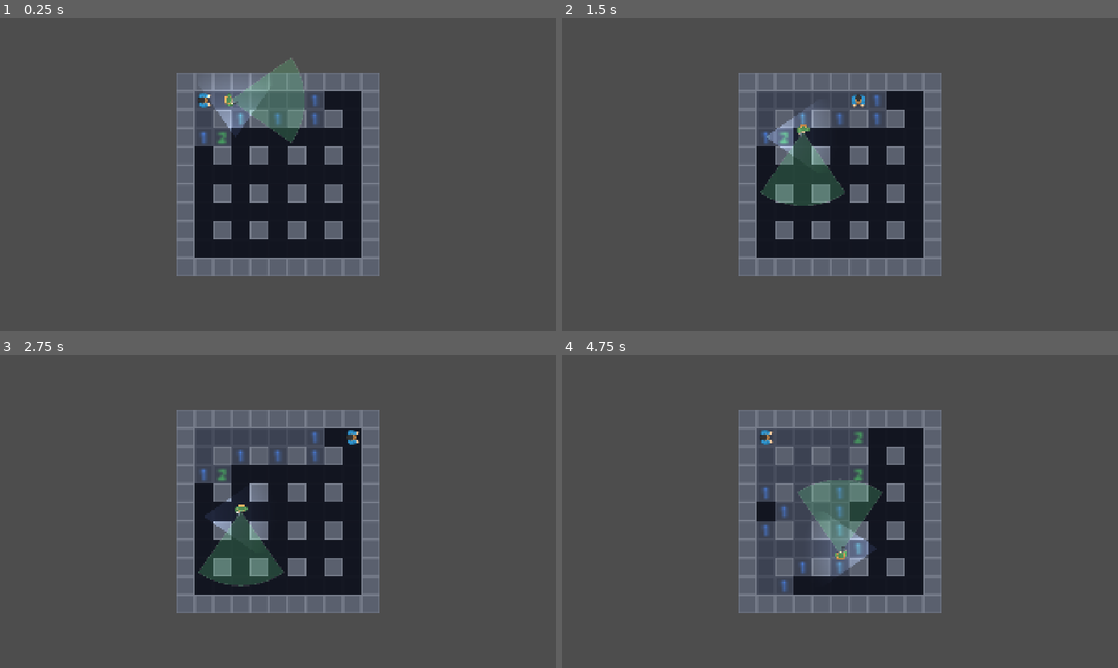
Above: before the commit, frames 1-4 (two rows, left to right).
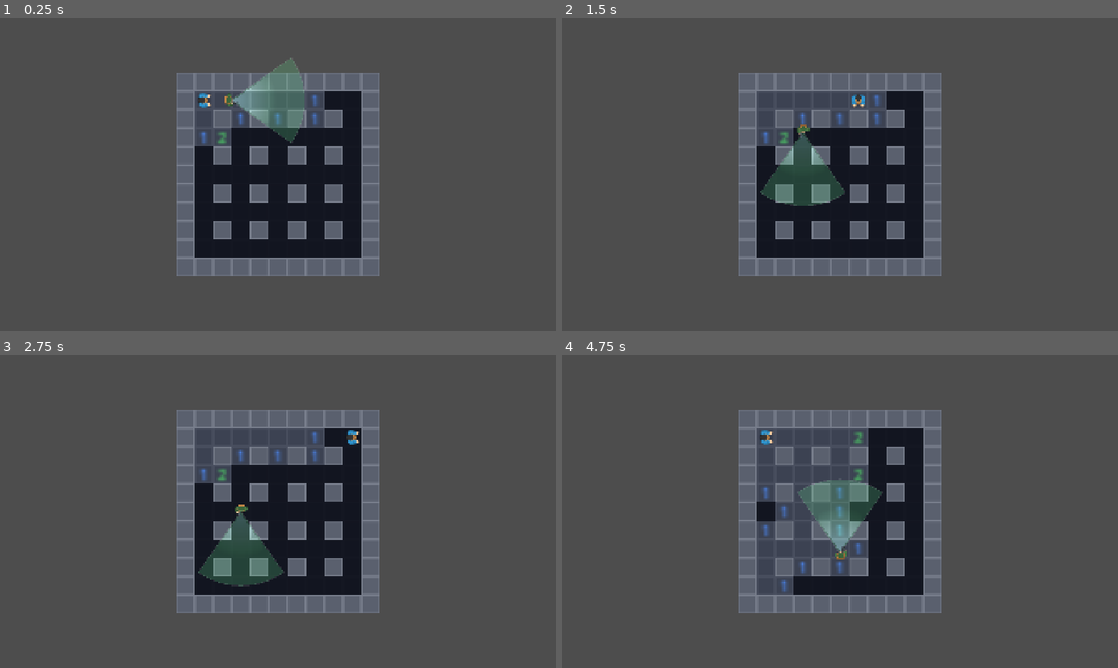
Above: after the commit, the same moments.

Repository: MayraSRS04/Darkfield
Game: Godot game, scene res://scenes/01_juego.tscn
Same seed, same stepped clock (60 frames per second), same inputs: the game is played once before the commit and once after it. This scene is started directly instead of the project's main scene.
Inputs:
- Up to frame 1 (0.25 s): no input
- Up to frame 2 (1.5 s): tap Enter at 0.5 s; hold Right (ui_right) 0.53-1.28 s; tap F at 0.6, 1.35 s; tap Space at 0.77 s; hold Down (ui_down) from 1.28 s (still down)
- Up to frame 3 (2.75 s): tap Space at 1.52 s; release Down (ui_down) at 2.03 s; hold Right (ui_right) from 2.03 s (still down); tap F at 2.1 s
- Up to frame 4 (4.75 s): release Right (ui_right) at 2.78 s; hold Up (ui_up) 2.78-3.53 s; tap F at 2.85, 3.6 s; tap Space at 3.02, 3.77 s; hold Left (ui_left) 3.53-4.25 s; click "REINTENTAR" at 4.25 s

The runs differ from the first frame. In frame 1, 0.9% of the frame differs, in the area x 36-48%, y 19-38%; in frame 2, 0.6%; in frame 3, 0.3%; in frame 4, 0.8%.

Commit message:
fix luz cazadores con estados

Diff:
--- a/actors/Cazador.tscn
+++ b/actors/Cazador.tscn
@@ -29,8 +29,9 @@
 texture = ExtResource("2_3vxol")
 
 [node name="Linterna" type="PointLight2D" parent="." unique_id=2200000001]
-position = Vector2(0, -6)
-texture_scale = 0.5
+position = Vector2(0, 0)
+texture = SubResource("GradientTexture2D_luz")
+texture_scale = 0.35
 energy = 0.9
 color = Color(0.85, 0.92, 1.0, 1)
 shadow_enabled = true
--- a/actors/cazador.gd
+++ b/actors/cazador.gd
@@ -17,12 +17,13 @@
 var ultima_pos_vista: Vector2
 var timer_sospecha := 0.0
 var timer_perdida := 0.0
+var ultimo_estado_linterna: Estado = Estado.NORMAL
 
 func _ready() -> void:
 	inicio = global_position
 	destino = global_position
 	ultima_pos_vista = global_position
-	_configurar_linterna()
+	_configurar_linterna(GameManager.ANGULO_CONO)
 
 func _physics_process(delta: float) -> void:
 	if _ve_al_jugador():
@@ -37,8 +38,32 @@
 			moviendose = false
 	velocity = Vector2.ZERO
 	move_and_slide()
-	$Linterna.rotation = ultima_direccion.angle()
-	$Linterna.position = ultima_direccion * 4.0
+
+	if estado != ultimo_estado_linterna:
+		ultimo_estado_linterna = estado
+		match estado:
+			Estado.SOSPECHANDO:
+				_configurar_linterna(GameManager.ANGULO_CONO * 1.5)
+			Estado.PERSIGUIENDO, Estado.INVESTIGANDO:
+				_configurar_linterna(GameManager.ANGULO_CONO * 2.2)
+			_:
+				_configurar_linterna(GameManager.ANGULO_CONO)
+
+	$Linterna.rotation = ultima_direccion.angle() + PI / 2.0
+	match estado:
+		Estado.SOSPECHANDO:
+			$Linterna.energy = 1.4
+			$Linterna.texture_scale = 0.33
+			$Linterna.position = ultima_direccion * 21.0
+		Estado.PERSIGUIENDO, Estado.INVESTIGANDO:
+			$Linterna.energy = 1.8
+			$Linterna.texture_scale = 0.36
+			$Linterna.position = ultima_direccion * 21.0 * (0.36 / 0.3)
+		_:
+			$Linterna.energy = 0.9
+			$Linterna.texture_scale = 0.3
+			$Linterna.position = ultima_direccion * 21.0
+
 	queue_redraw()
 
 func _actualizar_estado(delta: float) -> void:
@@ -308,11 +333,10 @@
 		var progreso: float = minf(timer_sospecha / GameManager.TIEMPO_ESPERA_PATRULLA, 1.0)
 		draw_arc(Vector2.ZERO, 8.0, -PI / 2.0, -PI / 2.0 + progreso * TAU, 20, Color(1.0, 1.0, 0.2, 0.95), 2.0)
 
-
-func _configurar_linterna() -> void:
+func _configurar_linterna(angulo_cono: float) -> void:
 	var tam := 128
 	var imagen := Image.create(tam, tam, false, Image.FORMAT_RGBA8)
-	var medio_angulo := deg_to_rad(GameManager.ANGULO_CONO)
+	var medio_angulo := deg_to_rad(angulo_cono)
 	for y: int in range(tam):
 		for x: int in range(tam):
 			var dir := Vector2(float(x) - tam / 2.0, float(y) - float(tam))
